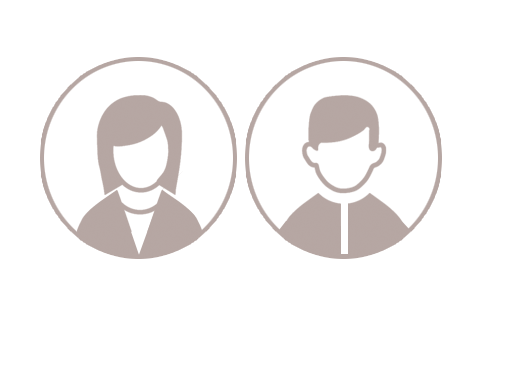
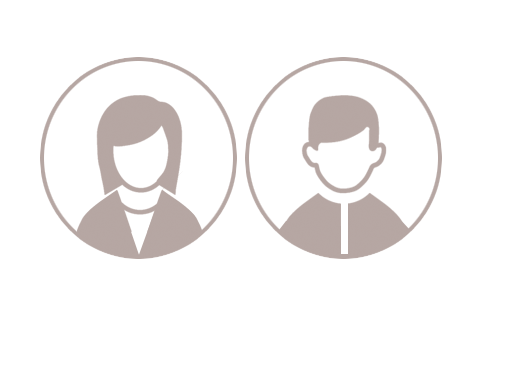
Comparing the layer stacks of the two 517 × 375 images. Changes:
renamed "Man_NoPhoto copy" to "Layer 2", painted on it over [245, 57, 442, 259]
renamed "Woman_NoPhoto copy 3" to "Layer 1", painted on it over [40, 57, 237, 259]
hid "Background" over [40, 57, 442, 259]
